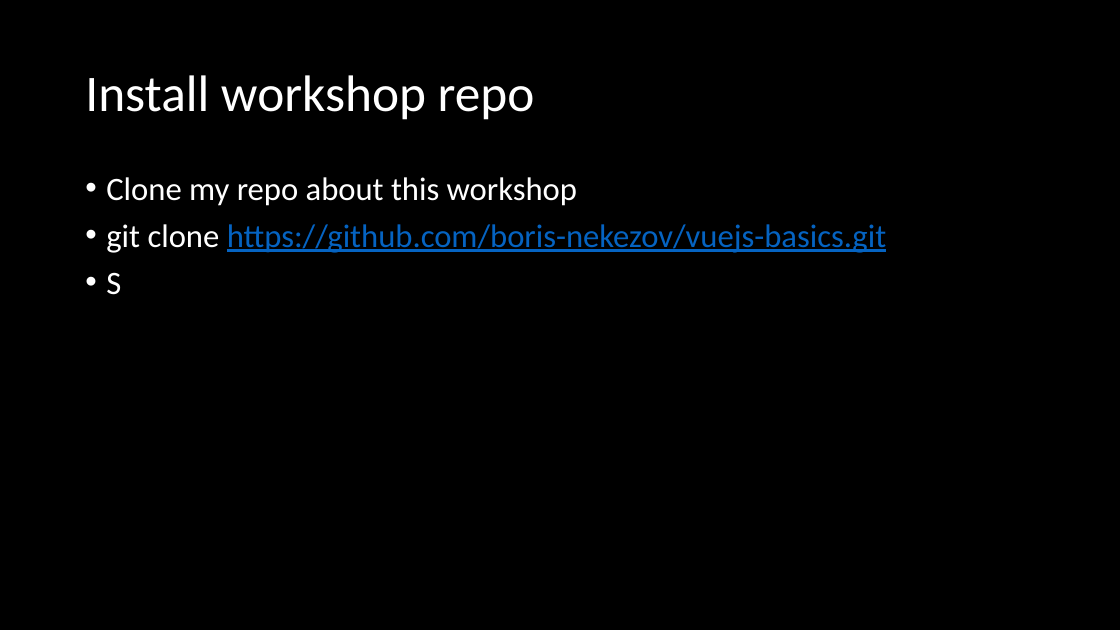
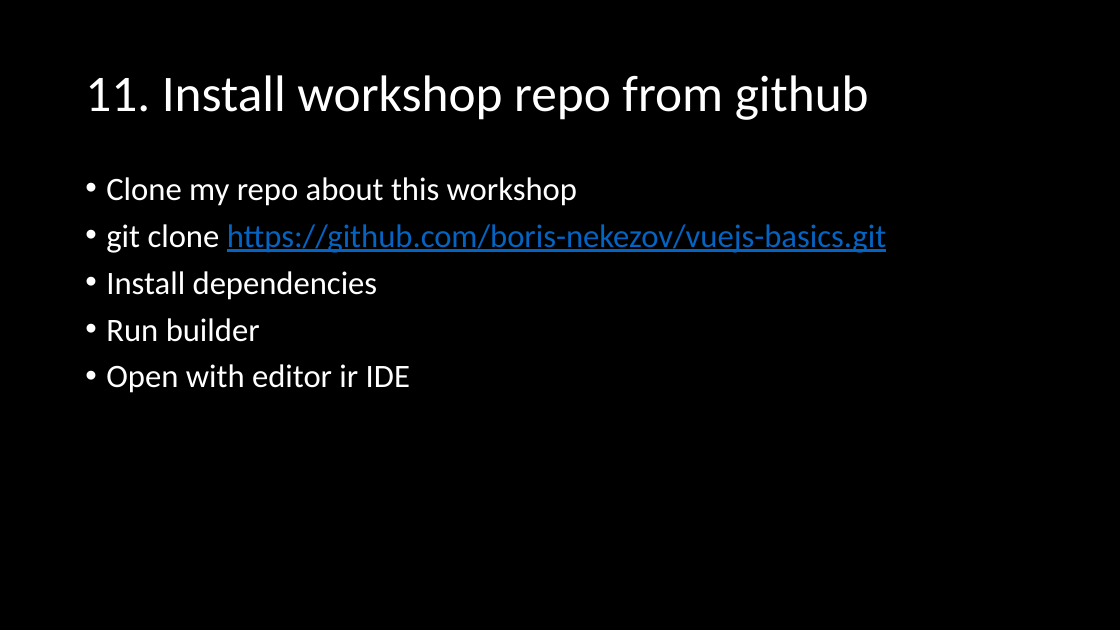
Before and after one commit to vuchkov/vuejs-basics, a slide deck: slide 14 of slides/VueJS Basics and Vue CLI 3 workshop by Boris Nekezov.pptx. Drawn at 1120x630 pixels with LibreOffice and Linux fonts; fonts in the diff are those of the drawing. Boxes give left, top, right and bottom in pixels: in the first picture for what was removed or moved away, otherwise in the second. Text is boxed around its words. In the diff, an @@ line names an element or a change of style, - is before the commit and + after.

```diff
--- a/slides/VueJS Basics and Vue CLI 3 workshop by Boris Nekezov.pptx
+++ b/slides/VueJS Basics and Vue CLI 3 workshop by Boris Nekezov.pptx
@@ title at box(85, 75, 869, 120): text changed @@
-Install workshop repo
+11. Install workshop repo from github
@@ text at box(106, 271, 410, 393): text changed @@
-• S
+• Install dependencies
+• Run builder
+• Open with editor ir IDE
```
Also in this commit, not shown: 1 other slide changed, 3 slides added, 4 other files.
